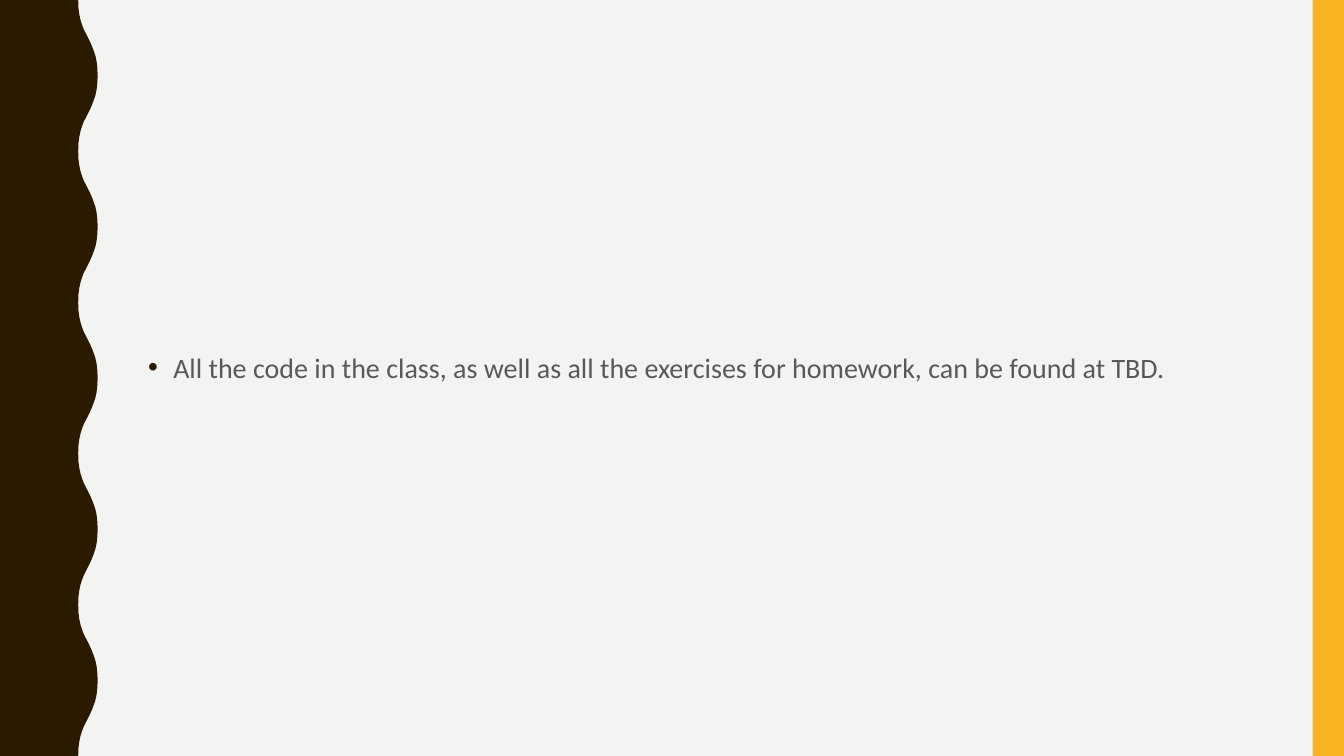
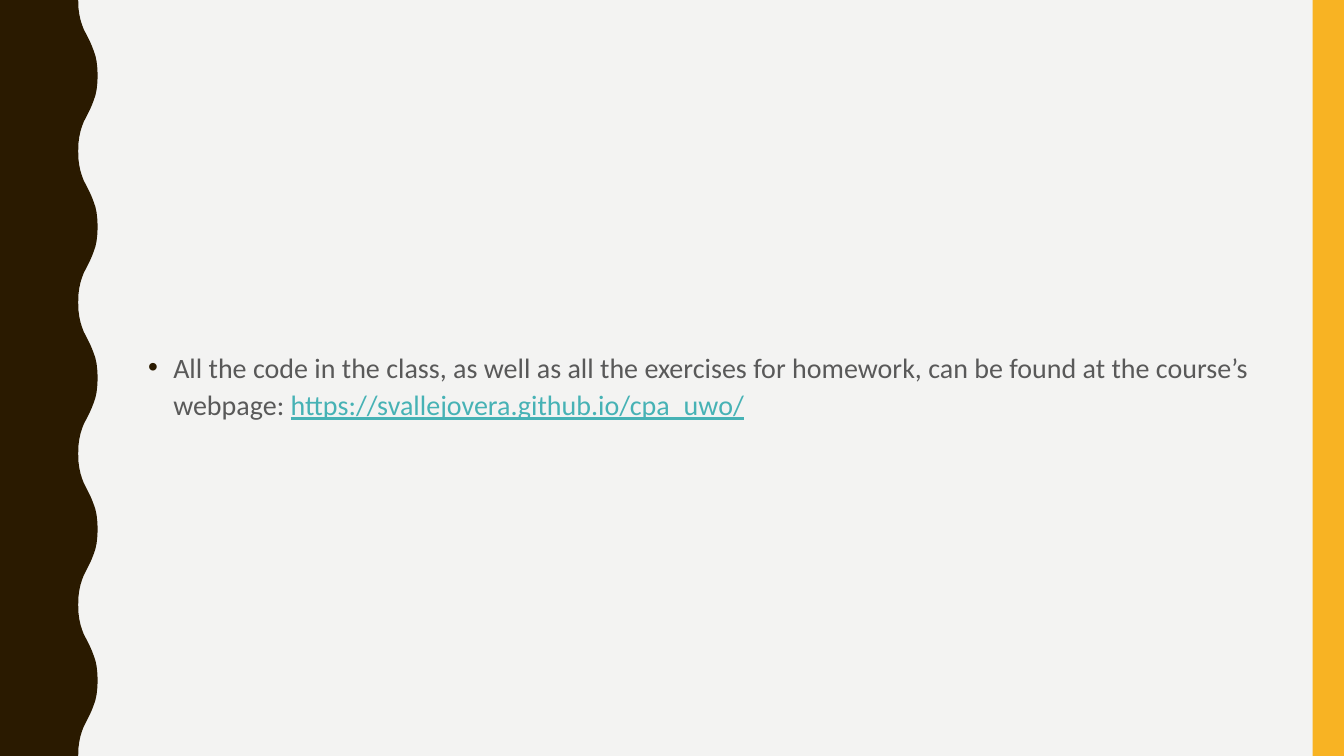
Before and after one commit to svallejovera/cpa_uwo, a slide deck: slide 21 of slides/1 Introduction to CTA.pptx. Drawn at 1344x756 pixels with LibreOffice and Linux fonts; fonts in the diff are those of the drawing. Boxes give left, top, right and bottom in pixels: in the first picture for what was removed or moved away, otherwise in the second. Text is boxed around its words. In the diff, an @@ line names an element or a change of style, - is before the commit and + after.

Commit message:
update slides

```diff
--- a/slides/1 Introduction to CTA.pptx
+++ b/slides/1 Introduction to CTA.pptx
@@ text at [173,358,1248,420]: text changed @@
-• All the code in the class, as well as all the exercises for homework, can be found at TBD.
+• All the code in the class, as well as all the exercises for homework, can be found at the course’s webpage: https://svallejovera.github.io/cpa_uwo/
```
Also in this commit, not shown: 1 other file.
